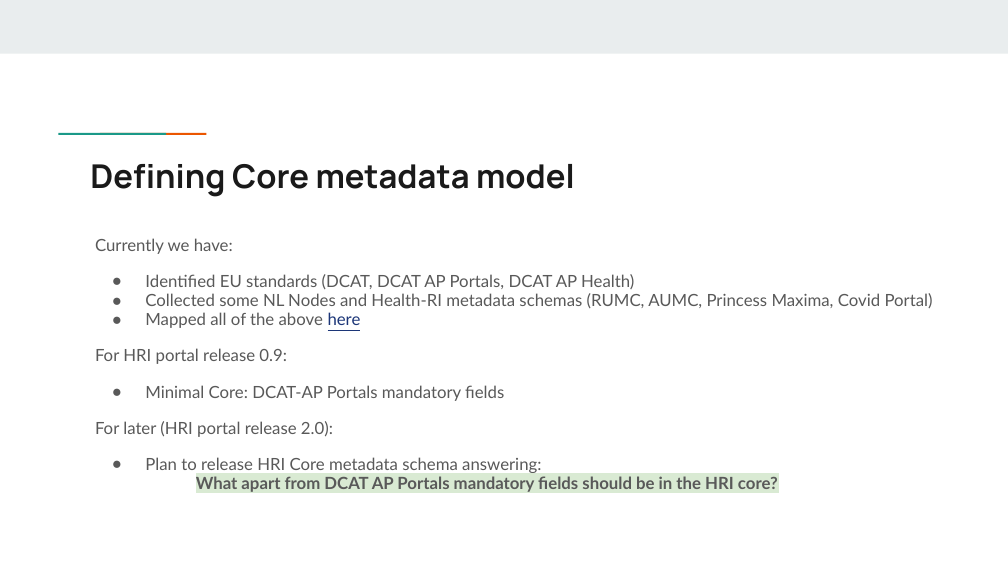
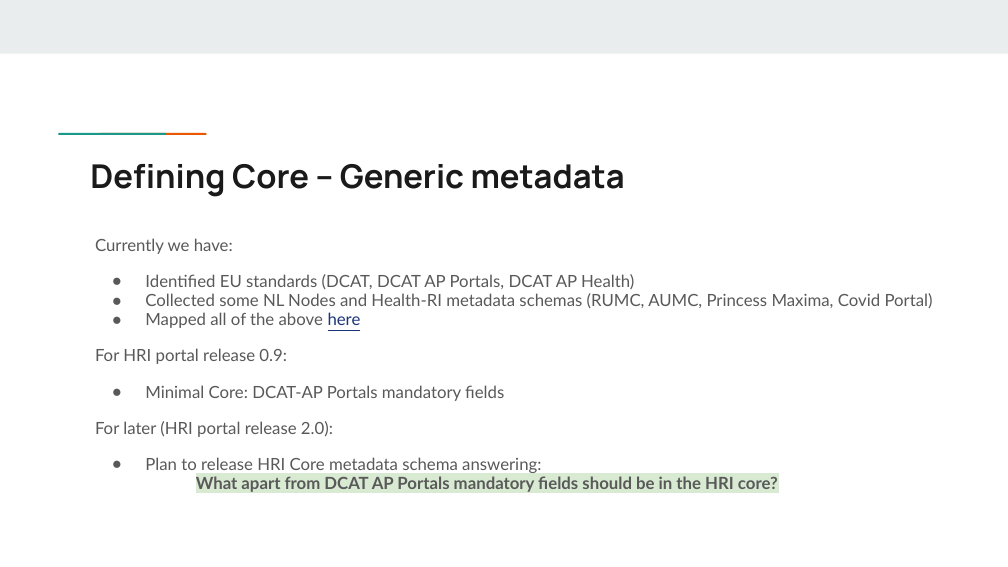
Before and after one commit to Health-RI/health-ri-metadata, a slide deck: slide 13 of Presentations/HRI_Metadata_Schema_ImagingGroup_KickOff (1).pptx (slide 12 before the commit). Drawn at 1008x567 pixels with LibreOffice and Linux fonts; fonts in the diff are those of the drawing. Boxes give left, top, right and bottom in pixels: in the first picture for what was removed or moved away, otherwise in the second. Text is boxed around its words. In the diff, an @@ line names an element or a change of style, - is before the commit and + after.

```diff
--- a/Presentations/HRI_Metadata_Schema_ImagingGroup_KickOff (1).pptx
+++ b/Presentations/HRI_Metadata_Schema_ImagingGroup_KickOff (1).pptx
@@ title at bbox=[90, 164, 625, 197]: text changed @@
-Defining Core metadata model
+Defining Core – Generic metadata
```
Also in this commit, not shown: 6 other slides changed.
